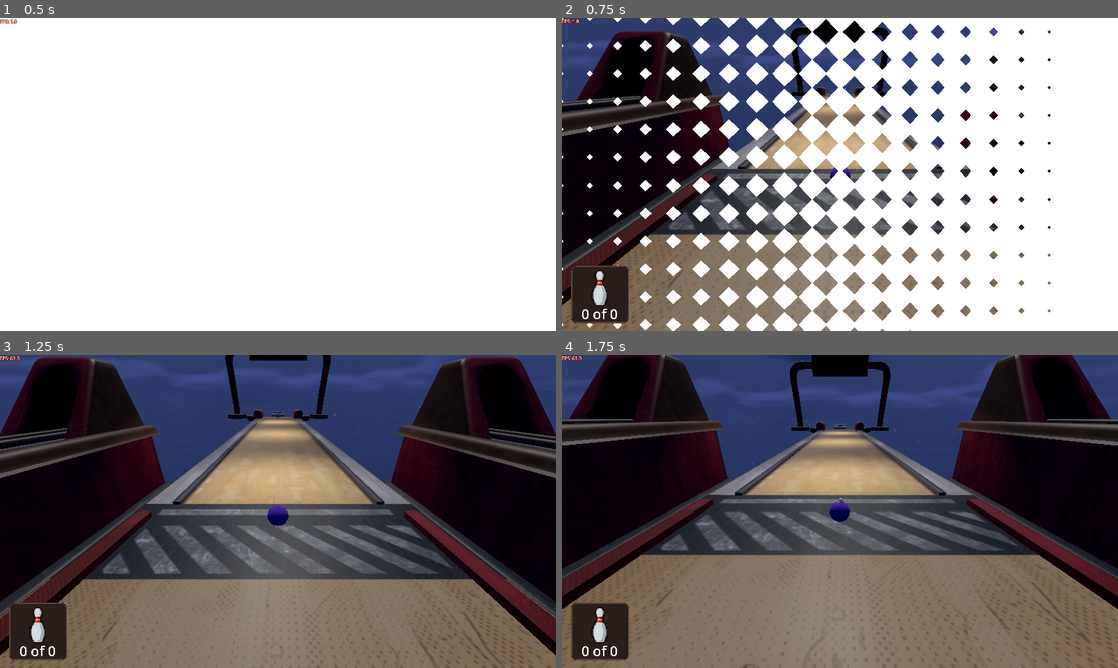
Above: before the commit, frames 1-4 (two rows, left to right).
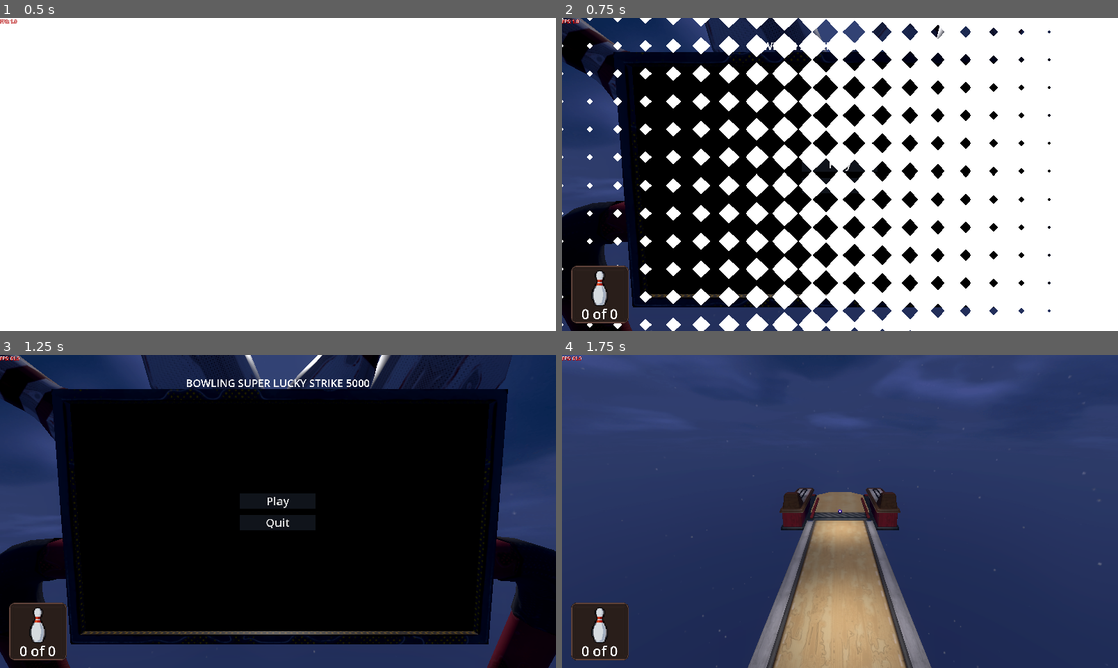
Above: after the commit, the same moments.

Repository: Cami-Cat/Dink-2026
Game: Godot game, scene res://Scenes/Core/GameCore/game_core.tscn
Same seed, same stepped clock (60 frames per second), same inputs: the game is played once before the commit and once after it. Sound files missing from this copy of the repository are replaced by a short silence.
Inputs (mouse positions are in pixels of both pictures, inside the frame that each line leads up to):
- Up to frame 1 (0.5 s): no input
- Up to frame 2 (0.75 s): tap Enter at 0.5 s; move the mouse to (962, 158) at 0.52 s; click (962, 158) at 0.6 s
- Up to frame 3 (1.25 s): no input
- Up to frame 4 (1.75 s): click (840, 502) at 1.25 s, where only the run after the commit has a clickable "Play"

Frame 1 is identical in both runs. In frame 2, 34% of the frame differs, in the area x 0-88%, y 0-100%; in frame 3, 84%, in the area x 0-100%, y 0-100%; in frame 4, 81%.

Commit message:
alter scene and add main menu

Diff:
--- a/Scenes/BaseScene/scene_base_3d.tscn
+++ b/Scenes/BaseScene/scene_base_3d.tscn
@@ -2,6 +2,7 @@
 
 [ext_resource type="Script" uid="uid://8x0m53kjcw14" path="res://Scripts/Scene Management/scene_base_3d.gd" id="2_01f7x"]
 [ext_resource type="Script" uid="uid://5bngowlite7i" path="res://Scripts/Scene Management/world_origin.gd" id="2_ae3c4"]
+[ext_resource type="PackedScene" uid="uid://d2dah4epdqq50" path="res://Scenes/UI/menu.tscn" id="3_3xxyo"]
 [ext_resource type="Script" uid="uid://djivrtbh6jgne" path="res://Scripts/Class/Utility/auto_layer.gd" id="3_rlg4h"]
 [ext_resource type="Script" uid="uid://bone4bbujrn2j" path="res://Scripts/Viewports/Camera/main_camera.gd" id="3_sg2g5"]
 [ext_resource type="Script" uid="uid://dsi3mg5cqweqj" path="res://Scripts/Class/Level/Objects/pin_camera.gd" id="4_cfboo"]
@@ -23,25 +24,25 @@
 [ext_resource type="Script" uid="uid://sydlavbpat37" path="res://Scripts/Class/Level/Objects/player_trigger.gd" id="14_4qkh6"]
 [ext_resource type="AudioStream" uid="uid://bf6qtup1isud0" path="res://Assets/Audio/SFX/Crowd/CrowdAw.wav" id="15_4r2jv"]
 
-[sub_resource type="BoxShape3D" id="BoxShape3D_dpqgl"]
-size = Vector3(76, 9.345, 1.595)
-
 [sub_resource type="BoxShape3D" id="BoxShape3D_3xxyo"]
 size = Vector3(76, 9.345, 1.595)
 
 [sub_resource type="BoxShape3D" id="BoxShape3D_5svqw"]
 size = Vector3(76, 9.345, 1.595)
 
+[sub_resource type="BoxShape3D" id="BoxShape3D_m675f"]
+size = Vector3(76, 9.345, 1.595)
+
 [sub_resource type="BoxShape3D" id="BoxShape3D_htquy"]
 size = Vector3(14.101763, 0.6346741, 128.22809)
 
 [sub_resource type="BoxShape3D" id="BoxShape3D_uuwsw"]
 size = Vector3(0.52186966, 0.8204346, 114.52553)
 
-[sub_resource type="BoxShape3D" id="BoxShape3D_m675f"]
+[sub_resource type="BoxShape3D" id="BoxShape3D_17yxc"]
 size = Vector3(10, 9.345, 1.595)
 
-[sub_resource type="BoxShape3D" id="BoxShape3D_17yxc"]
+[sub_resource type="BoxShape3D" id="BoxShape3D_e2yef"]
 size = Vector3(1000, 1, 1000)
 
 [sub_resource type="PanoramaSkyMaterial" id="PanoramaSkyMaterial_6opk0"]
@@ -68,6 +69,8 @@
 script = ExtResource("3_rlg4h")
 _layer = 4
 
+[node name="Menu" parent="UpperSceneCanvas" unique_id=1258137577 instance=ExtResource("3_3xxyo")]
+
 [node name="World Origin" type="Node3D" parent="." unique_id=1793727043]
 script = ExtResource("2_ae3c4")
 
@@ -88,8 +91,8 @@
 trigger_on_enter = [NodePath("../Pin Camera")]
 area_size = Vector3(76, 9.345, 1.595)
 
-[node name="@CollisionShape3D@21837" type="CollisionShape3D" parent="World Origin/Level/SideCamTriggerArea" unique_id=1614750402]
-shape = SubResource("BoxShape3D_dpqgl")
+[node name="@CollisionShape3D@95020" type="CollisionShape3D" parent="World Origin/Level/SideCamTriggerArea" unique_id=1145250849]
+shape = SubResource("BoxShape3D_3xxyo")
 debug_color = Color(0.875, 0, 0.236, 1)
 
 [node name="Trigger Area2" parent="World Origin/Level" unique_id=1637487406 node_paths=PackedStringArray("trigger_on_enter") instance=ExtResource("7_ekuh2")]
@@ -97,8 +100,8 @@
 trigger_on_enter = [NodePath("../Pusher")]
 area_size = Vector3(76, 9.345, 1.595)
 
-[node name="@CollisionShape3D@21839" type="CollisionShape3D" parent="World Origin/Level/Trigger Area2" unique_id=461565272]
-shape = SubResource("BoxShape3D_3xxyo")
+[node name="@CollisionShape3D@95022" type="CollisionShape3D" parent="World Origin/Level/Trigger Area2" unique_id=201721825]
+shape = SubResource("BoxShape3D_5svqw")
 debug_color = Color(0.875, 0, 0.236, 1)
 
 [node name="Trigger Area3" parent="World Origin/Level" unique_id=491828337 node_paths=PackedStringArray("trigger_on_enter") instance=ExtResource("7_ekuh2")]
@@ -106,8 +109,8 @@
 trigger_on_enter = [NodePath("../Pusher2")]
 area_size = Vector3(76, 9.345, 1.595)
 
-[node name="@CollisionShape3D@21841" type="CollisionShape3D" parent="World Origin/Level/Trigger Area3" unique_id=1085778434]
-shape = SubResource("BoxShape3D_5svqw")
+[node name="@CollisionShape3D@95024" type="CollisionShape3D" parent="World Origin/Level/Trigger Area3" unique_id=1650746694]
+shape = SubResource("BoxShape3D_m675f")
 debug_color = Color(0.875, 0, 0.236, 1)
 
 [node name="Pusher" parent="World Origin/Level" unique_id=2033328119 instance=ExtResource("7_4l7u4")]
@@ -199,8 +202,8 @@
 trigger_on_enter = [NodePath("../CrowdOh")]
 area_size = Vector3(10, 9.345, 1.595)
 
-[node name="@CollisionShape3D@21843" type="CollisionShape3D" parent="World Origin/Level/CrowdExcitmentTrigger" unique_id=2049981542]
-shape = SubResource("BoxShape3D_m675f")
+[node name="@CollisionShape3D@95026" type="CollisionShape3D" parent="World Origin/Level/CrowdExcitmentTrigger" unique_id=1879077050]
+shape = SubResource("BoxShape3D_17yxc")
 debug_color = Color(0.875, 0, 0.236, 1)
 
 [node name="CrowdOh" parent="World Origin/Level" unique_id=1755318309 instance=ExtResource("12_17h01")]
@@ -214,8 +217,8 @@
 area_size = Vector3(1000, 1, 1000)
 metadata/_custom_type_script = "uid://sydlavbpat37"
 
-[node name="@CollisionShape3D@21845" type="CollisionShape3D" parent="World Origin/Level/CrowdSadTrigger" unique_id=1546731894]
-shape = SubResource("BoxShape3D_17yxc")
+[node name="@CollisionShape3D@95028" type="CollisionShape3D" parent="World Origin/Level/CrowdSadTrigger" unique_id=816347922]
+shape = SubResource("BoxShape3D_e2yef")
 debug_color = Color(0.875, 0, 0.236, 1)
 
 [node name="CrowdAw" parent="World Origin/Level" unique_id=1276150280 instance=ExtResource("12_17h01")]
@@ -230,7 +233,7 @@
 light_energy = 0.4
 
 [node name="Main Camera" type="Camera3D" parent="." unique_id=2061059013 node_paths=PackedStringArray("follow_target") groups=["MainCamera"]]
-transform = Transform3D(1, 0, 0, 0, 1, 0, 0, 0, 1, 0, 9.606749, 4.9191556)
+transform = Transform3D(1, 0, 0, 0, 0.9869942, -0.16075604, 0, 0.16075604, 0.9869942, 0, 24.623695, -77.10297)
 current = true
 script = ExtResource("3_sg2g5")
 follow_target = NodePath("../Character Controller")
--- /dev/null
+++ b/Scenes/UI/menu.tscn
@@ -0,0 +1,100 @@
+[gd_scene format=3 uid="uid://d2dah4epdqq50"]
+
+[ext_resource type="Script" uid="uid://dk14vvhiuwc7a" path="res://Scripts/UI/Menu/Main Menu/menu.gd" id="1_nhmg3"]
+
+[sub_resource type="StyleBoxFlat" id="StyleBoxFlat_cjt8b"]
+bg_color = Color(0.06427085, 0.07692882, 0.1041789, 1)
+border_width_left = 90
+border_width_right = 90
+border_color = Color(0.0627451, 0.078431375, 0.105882354, 1)
+
+[sub_resource type="Theme" id="Theme_amx8r"]
+Button/font_sizes/font_size = 38
+Button/styles/disabled = null
+Button/styles/disabled_mirrored = null
+Button/styles/focus = null
+Button/styles/hover = null
+Button/styles/hover_mirrored = null
+Button/styles/hover_pressed = null
+Button/styles/hover_pressed_mirrored = null
+Button/styles/normal = SubResource("StyleBoxFlat_cjt8b")
+Button/styles/normal_mirrored = null
+Button/styles/pressed = null
+Button/styles/pressed_mirrored = null
+
+[node name="Menu" type="Control" unique_id=1258137577]
+layout_mode = 3
+anchors_preset = 15
+anchor_right = 1.0
+anchor_bottom = 1.0
+grow_horizontal = 2
+grow_vertical = 2
+script = ExtResource("1_nhmg3")
+
+[node name="Title" type="Control" parent="." unique_id=1063330183]
+layout_mode = 1
+anchors_preset = 5
+anchor_left = 0.5
+anchor_right = 0.5
+offset_left = -20.0
+offset_right = 20.0
+offset_bottom = 40.0
+grow_horizontal = 2
+
+[node name="Label" type="Label" parent="Title" unique_id=2046299525]
+layout_mode = 1
+anchors_preset = 8
+anchor_left = 0.5
+anchor_top = 0.5
+anchor_right = 0.5
+anchor_bottom = 0.5
+offset_left = -141.0
+offset_top = 47.0
+offset_right = 141.0
+offset_bottom = 107.0
+grow_horizontal = 2
+grow_vertical = 2
+theme_override_font_sizes/font_size = 36
+text = "BOWLING SUPER LUCKY STRIKE 5000"
+horizontal_alignment = 1
+vertical_alignment = 1
+
+[node name="Buttons" type="Control" parent="." unique_id=2006205828]
+layout_mode = 1
+anchors_preset = 8
+anchor_left = 0.5
+anchor_top = 0.5
+anchor_right = 0.5
+anchor_bottom = 0.5
+offset_left = -20.0
+offset_top = -20.0
+offset_right = 20.0
+offset_bottom = 20.0
+grow_horizontal = 2
+grow_vertical = 2
+
+[node name="VBoxContainer" type="VBoxContainer" parent="Buttons" unique_id=2018249054]
+layout_mode = 1
+anchors_preset = 8
+anchor_left = 0.5
+anchor_top = 0.5
+anchor_right = 0.5
+anchor_bottom = 0.5
+offset_left = -21.0
+offset_top = -33.0
+offset_right = 21.0
+offset_bottom = 33.0
+grow_horizontal = 2
+grow_vertical = 2
+theme_override_constants/separation = 19
+alignment = 1
+
+[node name="Play" type="Button" parent="Buttons/VBoxContainer" unique_id=406285841]
+layout_mode = 2
+theme = SubResource("Theme_amx8r")
+text = "Play"
+
+[node name="Quit" type="Button" parent="Buttons/VBoxContainer" unique_id=806765100]
+layout_mode = 2
+theme = SubResource("Theme_amx8r")
+text = "Quit"
--- a/Scenes/UI/ui_main.tscn
+++ b/Scenes/UI/ui_main.tscn
@@ -26,9 +26,11 @@
 
 [node name="CameraZoom" parent="Control" unique_id=923443839 instance=ExtResource("2_pclsy")]
 layout_mode = 1
+mouse_filter = 2
 
 [node name="CameraRotate" parent="Control" unique_id=543208834 instance=ExtResource("3_b2hoh")]
 layout_mode = 1
+mouse_filter = 2
 
 [node name="PinTracker" parent="Control" unique_id=1962839099 instance=ExtResource("4_h3s1k")]
 custom_minimum_size = Vector2(200, 200)
@@ -42,3 +44,4 @@
 offset_bottom = -26.0
 grow_horizontal = 1
 grow_vertical = 0
+mouse_filter = 2
--- a/Scripts/Class/Character/character_controller.gd
+++ b/Scripts/Class/Character/character_controller.gd
@@ -118,7 +118,9 @@
 		ball_hit_floor_sound.pitch_scale = randf_range(0.95,1.05)
 		ball_hit_floor_sound.volume_db = remap(linear_velocity.length(),0,30,-3,3)
 		ball_hit_floor_sound.play()
+
 func _input(event: InputEvent) -> void:
+	if GVar.is_menu_open : return
 	if Input.is_action_just_pressed("Click"):
 		if !can_drag : return
 		if dragging : return
--- a/Scripts/Globals/g_var.gd
+++ b/Scripts/Globals/g_var.gd
@@ -75,3 +75,4 @@
 		world_origin = value
 
 var total_scene_completions : int = 0
+var is_menu_open : bool = false
--- a/Scripts/Scene Management/scene_base_3d.gd
+++ b/Scripts/Scene Management/scene_base_3d.gd
@@ -1,7 +1,13 @@
 class_name SceneBase3D
 extends SceneBase
 
+@onready var menu : Menu = $UpperSceneCanvas/Menu
+
 const SCENE_GROUP : StringName = &"Scene"
+
+signal scene_completed(new_stage : int)
+signal required_pins_increased(new_count : int)
+signal knocked_over_pins_increased(new_count : int)
 
 var stage_num : int = 0
 var required_pins : int = 0
@@ -9,8 +15,7 @@
 var time_before_reset : float = 2.0
 var ball_launches : int = 0
 var stage_completed : bool = false
-
-signal scene_completed(new_stage : int)
+var camera_pause_position : Transform3D
 
 func _init() -> void:
 	add_to_group(SCENE_GROUP)
@@ -20,6 +25,11 @@
 	_teleport_player_to_spawn_point()
 	_connect_player()
 	_connect_pins()
+	var camera : FollowCamera = get_tree().get_first_node_in_group(FollowCamera.CAMERA_GROUP)
+	camera_pause_position = camera.global_transform
+	menu._get_play_button().pressed.connect(_on_play_pressed)
+	menu._get_quit_button().pressed.connect(_on_quit_pressed)
+	GVar.is_menu_open = true
 	return
 
 func _connect_pins() -> void:
@@ -59,9 +69,9 @@
 	camera._reset()
 
 func _on_pin_knocked_over(current_amount : int = 0) -> void:
-	if current_amount > required_pins:
+	if current_amount >= required_pins:
 		_on_stage_complete()
-		return
+	knocked_over_pins_increased.emit(current_amount)
 	return
 
 func _on_stage_complete() -> void:
@@ -69,6 +79,8 @@
 	stage_completed = true
 	GVar.total_scene_completions += 1
 	stage_num = GVar.total_scene_completions
+	required_pins += clamp(required_pins + 1, 0, 10)
+	required_pins_increased.emit(required_pins)
 	_reset()
 	return
 
@@ -88,3 +100,25 @@
 	scene_completed.emit(GVar.total_scene_completions)
 	stage_completed = false
 	return
+
+func _input(event : InputEvent) -> void:
+	if event is InputEventKey:
+		if event.is_echo(): return
+		if event.keycode == KEY_ESCAPE && event.is_pressed():
+			var camera : FollowCamera = get_tree().get_first_node_in_group(FollowCamera.CAMERA_GROUP)
+			camera.following = false
+			camera.global_transform = camera_pause_position
+			GVar.is_menu_open = true
+			menu.show()
+			return
+
+func _on_play_pressed() -> void:
+	var camera : FollowCamera = get_tree().get_first_node_in_group(FollowCamera.CAMERA_GROUP)
+	camera.following = true
+	menu.hide()
+	GVar.is_menu_open = false
+	return
+
+func _on_quit_pressed() -> void:
+	get_tree().quit(0)
+	return
--- /dev/null
+++ b/Scripts/UI/Menu/Main Menu/menu.gd
@@ -0,0 +1,7 @@
+class_name Menu extends Control
+
+func _get_play_button() -> Button:
+	return $Buttons/VBoxContainer/Play
+
+func _get_quit_button() -> Button:
+	return $Buttons/VBoxContainer/Quit
--- a/Scripts/Viewports/Camera/main_camera.gd
+++ b/Scripts/Viewports/Camera/main_camera.gd
@@ -6,7 +6,7 @@
 signal camera_rotating(state:bool)
 
 @export var follow_target : Node3D
-@export var follow_distance : float = 10.0
+@export var follow_distance : float = 15.0
 @export var max_follow_distance : float = 15.0
 @export var min_follow_distance : float = 5.0
 @export var scroll_distance_change : float = 0.5
@@ -23,16 +23,19 @@
 var orbit_angle_x: float = 0.2
 
 var resetting : bool = false
+var following : bool = false
 
 func _ready() -> void:
-
-	if !follow_target : return
 	add_to_group(CAMERA_GROUP)
 	return
 
+func _do_follow(should_follow : bool) -> void:
+	following = should_follow
+	return
+
 func _process(delta: float) -> void:
+	if !following || !follow_target : return
 	if resetting : return
-	if !follow_target: return
 
 	var camera_offset := Vector3.FORWARD
 	camera_offset = camera_offset.rotated(Vector3.RIGHT, orbit_angle_x)
@@ -42,7 +45,6 @@
 	var distance_to_target = global_position.distance_to(target_pos)
 
 	var target_speed = clamp(distance_to_target * follow_acceleration, -max_speed, max_speed)
-	#print(current_speed)
 	current_speed = move_toward(current_speed, target_speed, follow_acceleration * delta)
 
 	global_position = global_position.move_toward(target_pos, current_speed * delta)
@@ -50,6 +52,7 @@
 	return
 
 func _input(event: InputEvent) -> void:
+	if GVar.is_menu_open : return
 	if Input.is_action_just_pressed("RightClick"):
 		is_orbiting = true
 		camera_rotating.emit(true)
@@ -64,7 +67,7 @@
 		var rotation_amount : Vector2 = event.relative * deg_to_rad(rotation_speed)
 
 		orbit_angle_y -= rotation_amount.x
-		orbit_angle_x = clamp(orbit_angle_x + rotation_amount.y, deg_to_rad(-15), deg_to_rad(80))
+		orbit_angle_x = clamp(orbit_angle_x + rotation_amount.y, deg_to_rad(-80), deg_to_rad(80))
 		return
 	if event is InputEventMouseButton:
 		if event.button_index == MOUSE_BUTTON_WHEEL_DOWN:
@@ -79,17 +82,17 @@
 func _reset() -> void:
 	resetting = true
 	await get_tree().physics_frame
-	global_position = follow_target.global_position
+	global_transform = follow_target.global_transform
 	current_speed = 0.0
+	await get_tree().physics_frame
+	current = true
 	resetting = false
-	await get_tree().process_frame
-	current = true
+	following = true
 	return
 
 
 func _on_character_controller_input_released(_position: Vector2) -> void:
 	$Shake_Hit._shake()
 
-
 func _on_character_controller_click_power_updated(to: float):
 	shakePower = to
Not shown, added: Scripts/UI/Menu/Main Menu/menu.gd.uid
